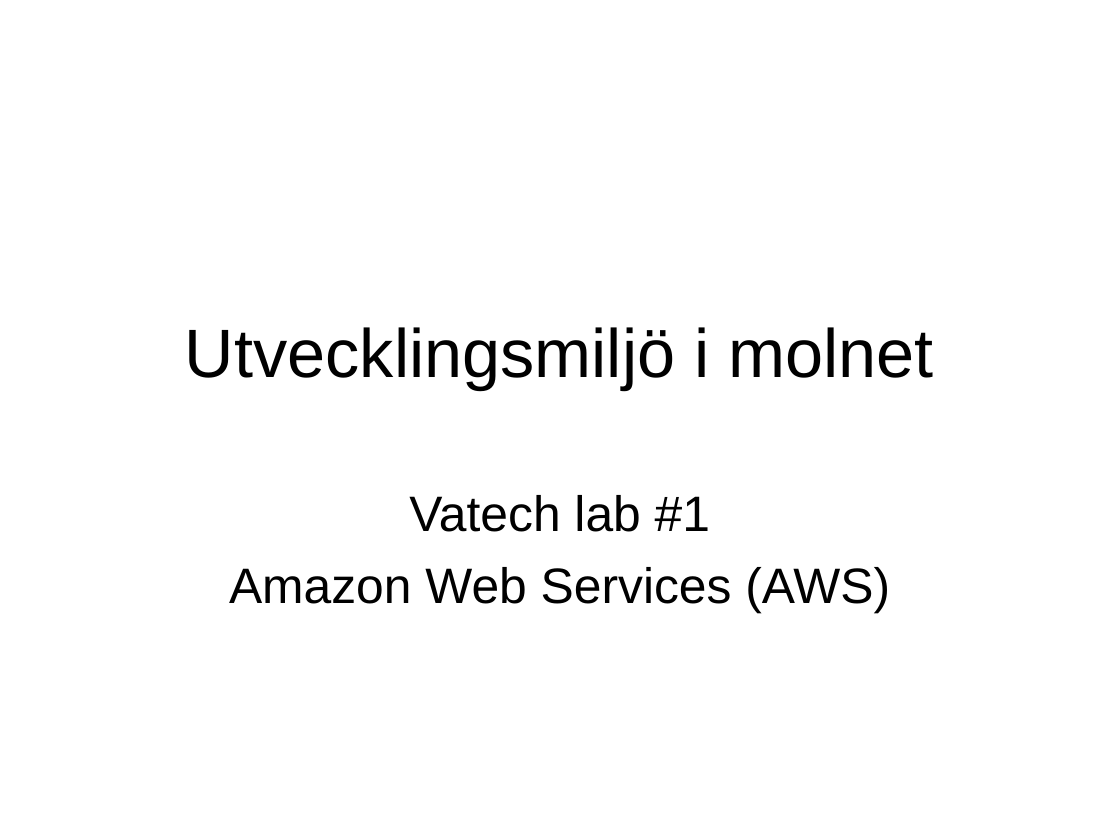
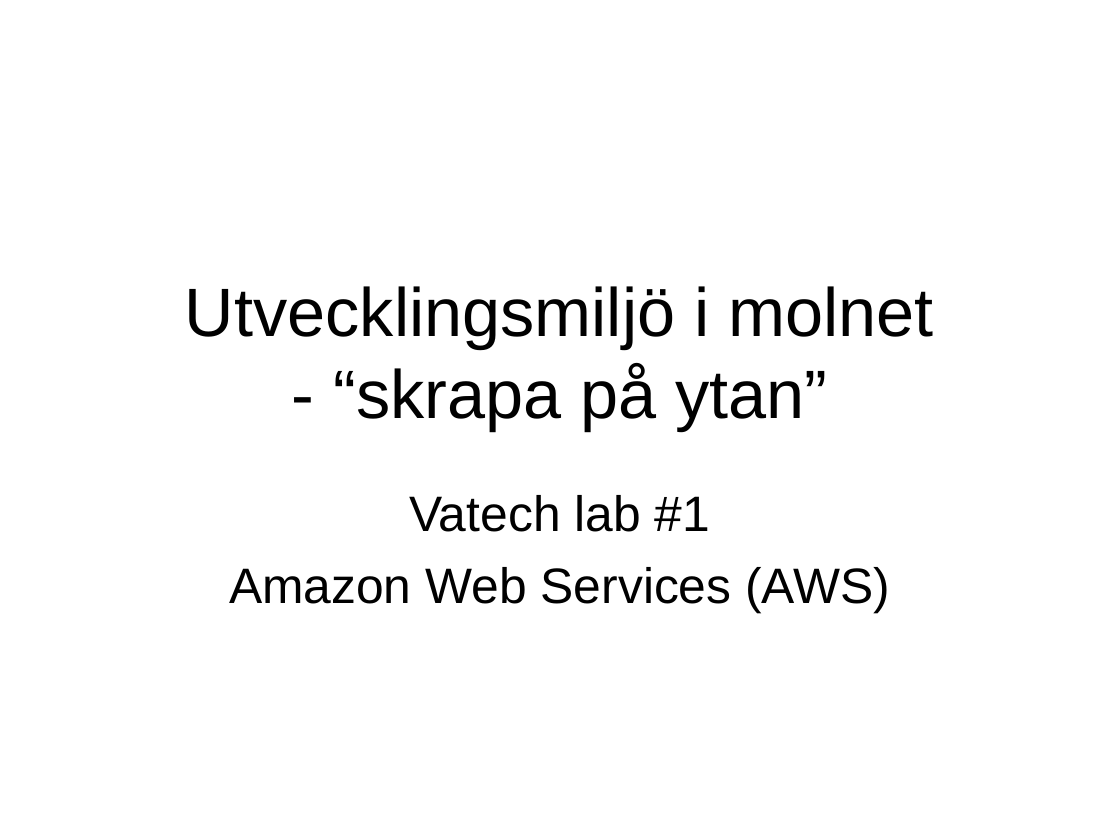
Before and after one commit to niklaslind/EC2_lab, a slide deck: slide 1 of doc/EC2_lab_1.ppt. Drawn at 1120x840 pixels with LibreOffice and Linux fonts; fonts in the diff are those of the drawing. Boxes give left, top, right and bottom in pixels: in the first picture for what was removed or moved away, otherwise in the second. Text is boxed around its words. In the diff, an @@ line names an element or a change of style, - is before the commit and + after.

```diff
--- a/doc/EC2_lab_1.ppt
+++ b/doc/EC2_lab_1.ppt
@@ title at box(185, 286, 933, 430): text changed @@
-Utvecklingsmiljö i molnet
+Utvecklingsmiljö i molnet
+- “skrapa på ytan”
```
Also in this commit, not shown: 2 slides added, 4 other files.
